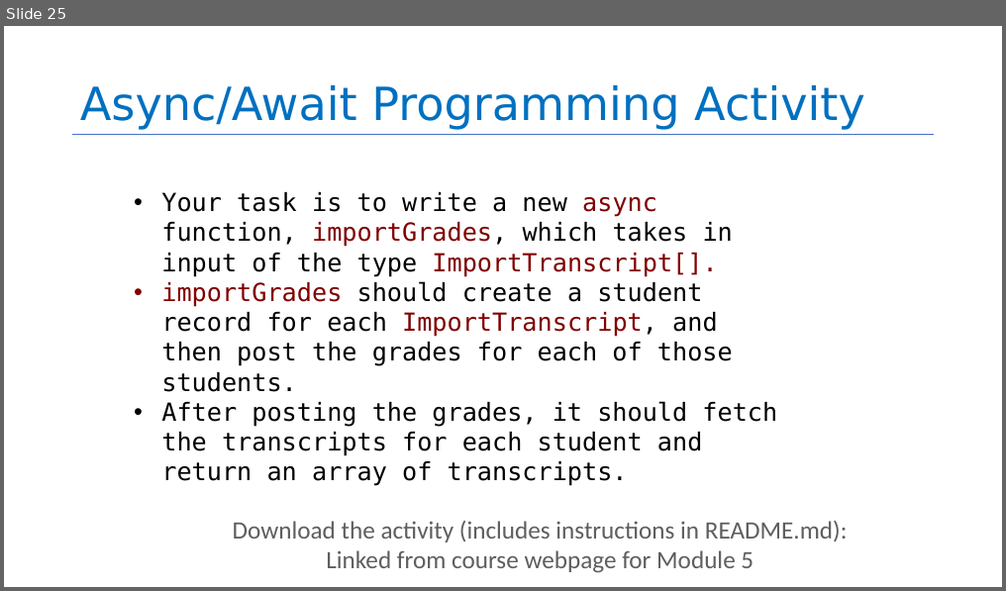
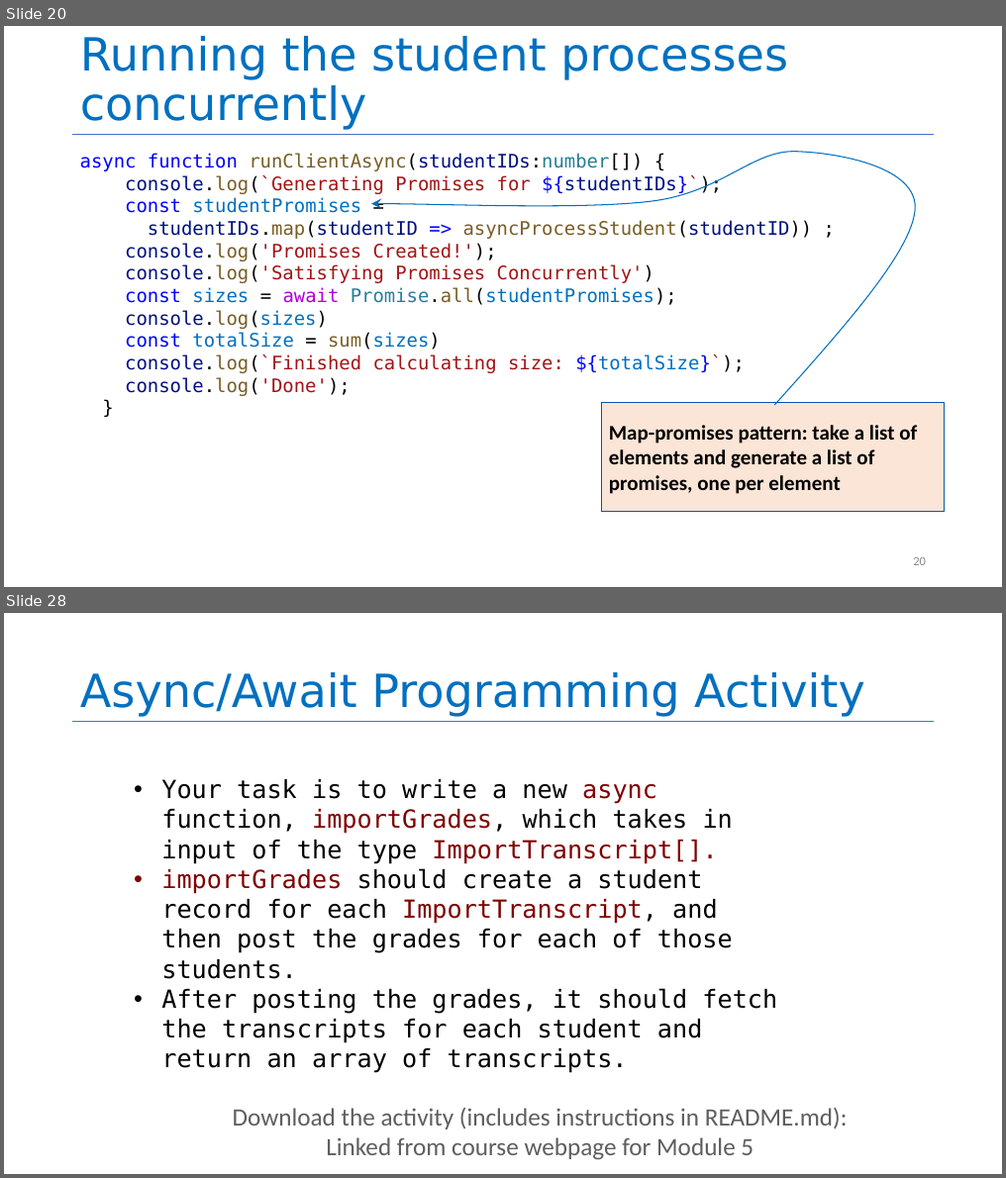
Before and after one commit to neu-se/CS4530-Fall-2022, a slide deck: Slides/Module 05 Concurrency Patterns in Typescript.pptx. Shown one above the other, each under a label of ours: slide 25 before the commit, slides 20 and 28 after it; the slides between them are not shown. The pictures are 1006x591 and 1006x1178 pixels, drawn with LibreOffice and Linux fonts; fonts in the diff are those of the drawing. Boxes give left, top, right and bottom in pixels: in the first picture for what was removed or moved away, otherwise in the second. Text is boxed around its words. In the diff, an @@ line names an element or a change of style, - is before the commit and + after.

```diff
--- a/Slides/Module 05 Concurrency Patterns in Typescript.pptx
+++ b/Slides/Module 05 Concurrency Patterns in Typescript.pptx
@@ slide 20 added at [4,26,1002,587], background #FFFFFF; not listed: 1 template element that a slide beside it also shows @@
@@ title added at [80,36,788,130], 44 pt, text #0070C0 @@
+Running the student processes concurrently
@@ text added at [80,153,813,396], 18 pt, text #A31515 @@
+async function runClientAsync(studentIDs:number[]) {
+console.log(`Generating Promises for ${studentIDs}`);
+const studentPromises =
+studentIDs.map(studentID => asyncProcessStudent(studentID)) ;
+console.log('Promises Created!');
+console.log('Satisfying Promises Concurrently')
+const sizes = await Promise.all(studentPromises);
+console.log(sizes)
+const totalSize = sum(sizes)
+console.log(`Finished calculating size: ${totalSize}`);
+console.log('Done');
+}
@@ freeform shape added at [371,152,916,405], outline #0070C0 1 pt @@
@@ rectangle added at [601,403,944,512], fill #FBE5D6, outline #0A52B1 1 pt, 20 pt, text #000000, bold @@
+Map-promises pattern: take a list of elements and generate a list of promises, one per element
@@ page number added at [913,558,926,566], 12 pt, text #8C8C8C @@
+20
@@ what was slide 25 is now slide 28 @@
```
Also in this commit, not shown: 9 slides changed, 12 other slides added, 11 slides removed, 1 other file.
